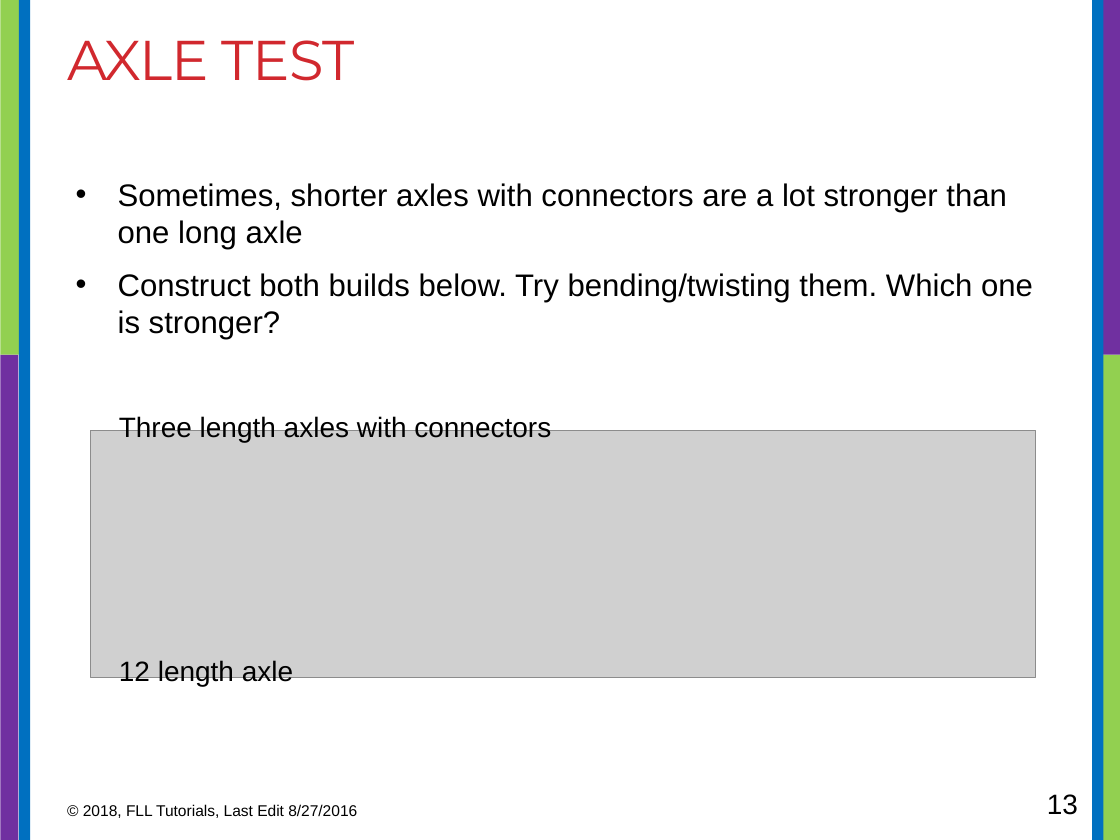
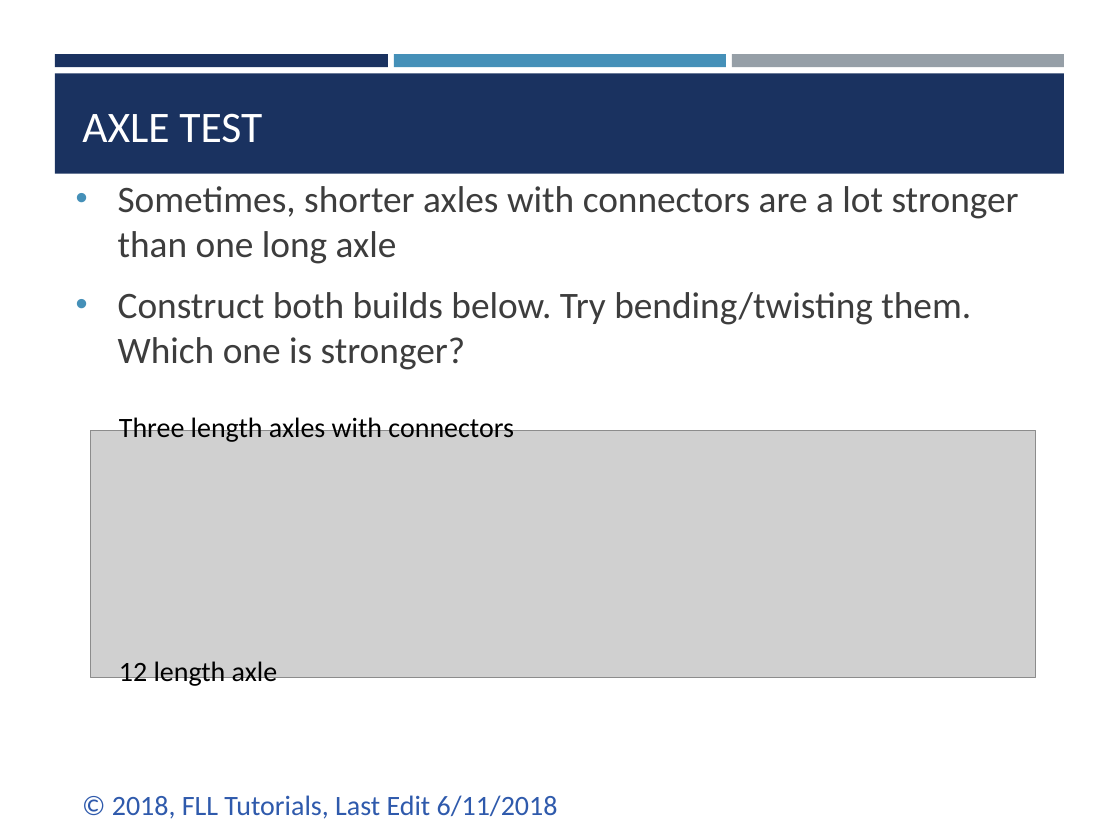
Before and after one commit to ev3lessons/FLL-Tutorials, a slide deck: slide 13 of translations/en-us/RobotGame/TechnicBasics.pptx. Drawn at 1120x840 pixels with LibreOffice and Linux fonts; fonts in the diff are those of the drawing; grey boxes stand for pictures. Boxes give left, top, right and bottom in pixels: in the first picture for what was removed or moved away, otherwise in the second. Text is boxed around its words. In the diff, an @@ line names an element or a change of style, - is before the commit and + after.

```diff
--- a/translations/en-us/RobotGame/TechnicBasics.pptx
+++ b/translations/en-us/RobotGame/TechnicBasics.pptx
@@ rectangle removed at [0, 0, 22, 355] @@
@@ rectangle removed at [19, 0, 30, 840] @@
@@ rectangle removed at [1092, 0, 1103, 840] @@
@@ rectangle removed at [1098, 0, 1120, 355] @@
@@ rectangle added at [55, 54, 388, 67], fill #1A3260 @@
@@ rectangle added at [394, 54, 726, 67], fill #4590B8 @@
@@ rectangle added at [732, 54, 1064, 67], fill #969FA7 @@
@@ rectangle added at [55, 74, 1064, 174], fill #1A3260 @@
@@ title "AXLE TEST": place and size @@
-title "AXLE TEST" at [67, 40, 354, 81]
+title "AXLE TEST" at [82, 113, 262, 143]
@@ title "AXLE TEST" at [82, 113, 262, 143]: size 36 to 28 pt, font Montserrat to Calibri, text colour #D1282E to #FFFFFF, letter spacing -0.6 to 0 pt; vertical alignment top to bottom @@
@@ text "Sometimes, shorter axles with connectors ..." at [118, 186, 1019, 370]: size 20 to 24 pt, font Arial to Calibri, text colour #000000 to #3D3D3D @@
@@ rectangle removed at [0, 355, 18, 840] @@
@@ rectangle removed at [1102, 355, 1120, 840] @@
@@ text "Three length axles with connectors" at [119, 414, 514, 442]: font Arial to Calibri @@
@@ text "12 length axle" at [119, 661, 278, 688]: font Arial to Calibri @@
@@ text at [112, 795, 558, 819]: text changed; size 10 to 18 pt; font Arial to Calibri; text colour #000000 to #2F5AAC @@
-© 2018, FLL Tutorials, Last Edit 8/27/2016
+© 2018, FLL Tutorials, Last Edit 6/11/2018
@@ page number removed at [1047, 794, 1078, 815] @@
-13
```
Also in this commit, not shown: 14 other slides changed, 18 other files.
